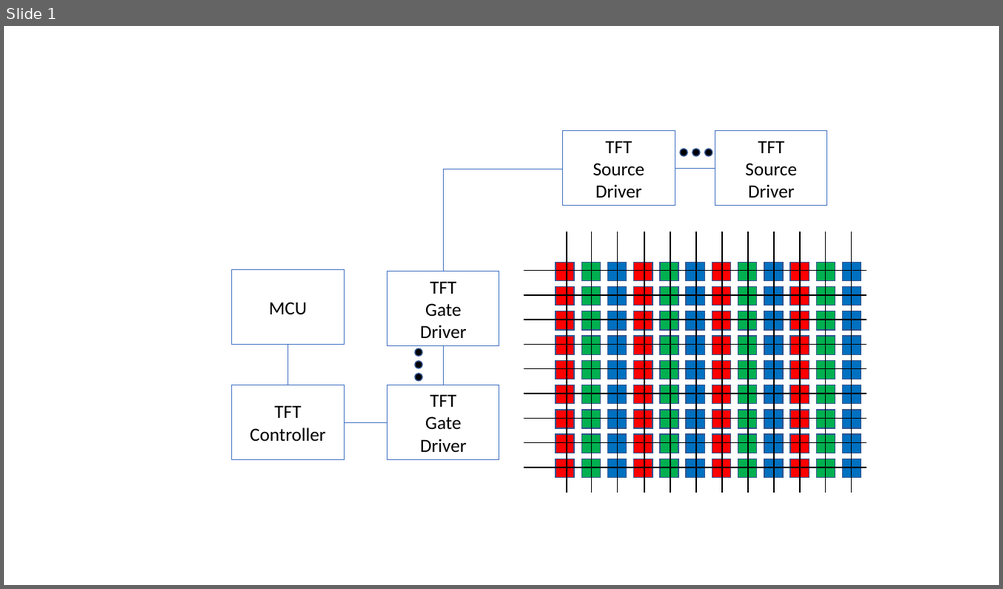
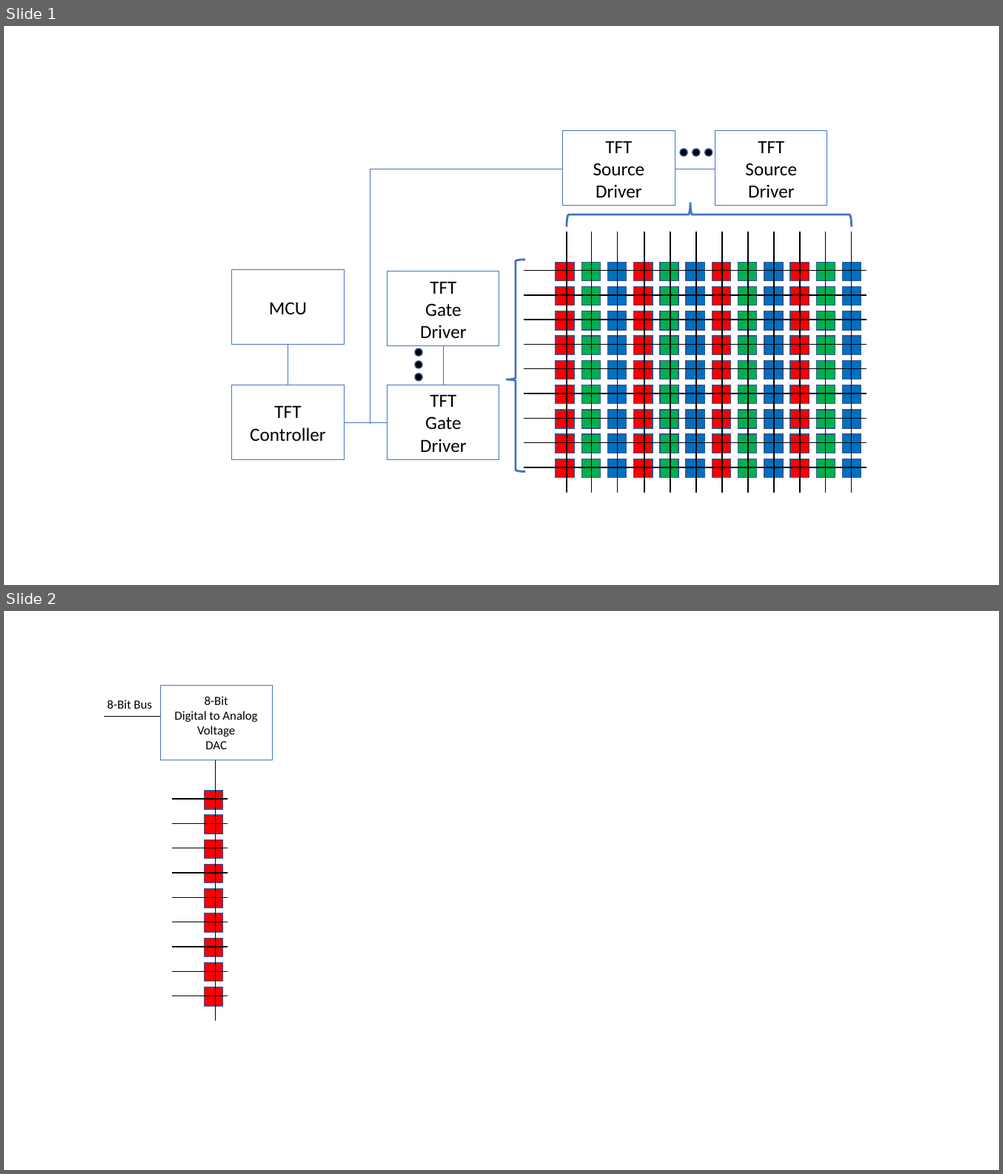
Before and after one commit to iotexpert/TFT_Display, a slide deck: drawings/system-drawing.pptx. Shown one above the other, each under a label of ours: slide 1 before the commit, slides 1 and 2 after it. The pictures are 1003x589 and 1003x1174 pixels, drawn with LibreOffice and Linux fonts; fonts in the diff are those of the drawing. Boxes give left, top, right and bottom in pixels: in the first picture for what was removed or moved away, otherwise in the second. Text is boxed around its words. In the diff, an @@ line names an element or a change of style, - is before the commit and + after.

```diff
--- a/drawings/system-drawing.pptx
+++ b/drawings/system-drawing.pptx
@@ slide 2 added at [4, 611, 999, 1170], background #FFFFFF @@
@@ group added at [104, 686, 272, 1022]: 11 lines, 10 rectangles, 1 text @@
+8-Bit
+Digital to Analog
+Voltage
+DAC
+8-Bit Bus
@@ slide 1 changed as well @@
@@ elbow line moved from (444, 460) - (715, 169) to (370, 423) - (722, 170) @@
@@ left brace added at [566, 202, 851, 227], outline #4472C4 2 pt @@
@@ left brace added at [506, 260, 526, 471], outline #4472C4 2 pt @@
```
Also in this commit, not shown: 15 other files.
